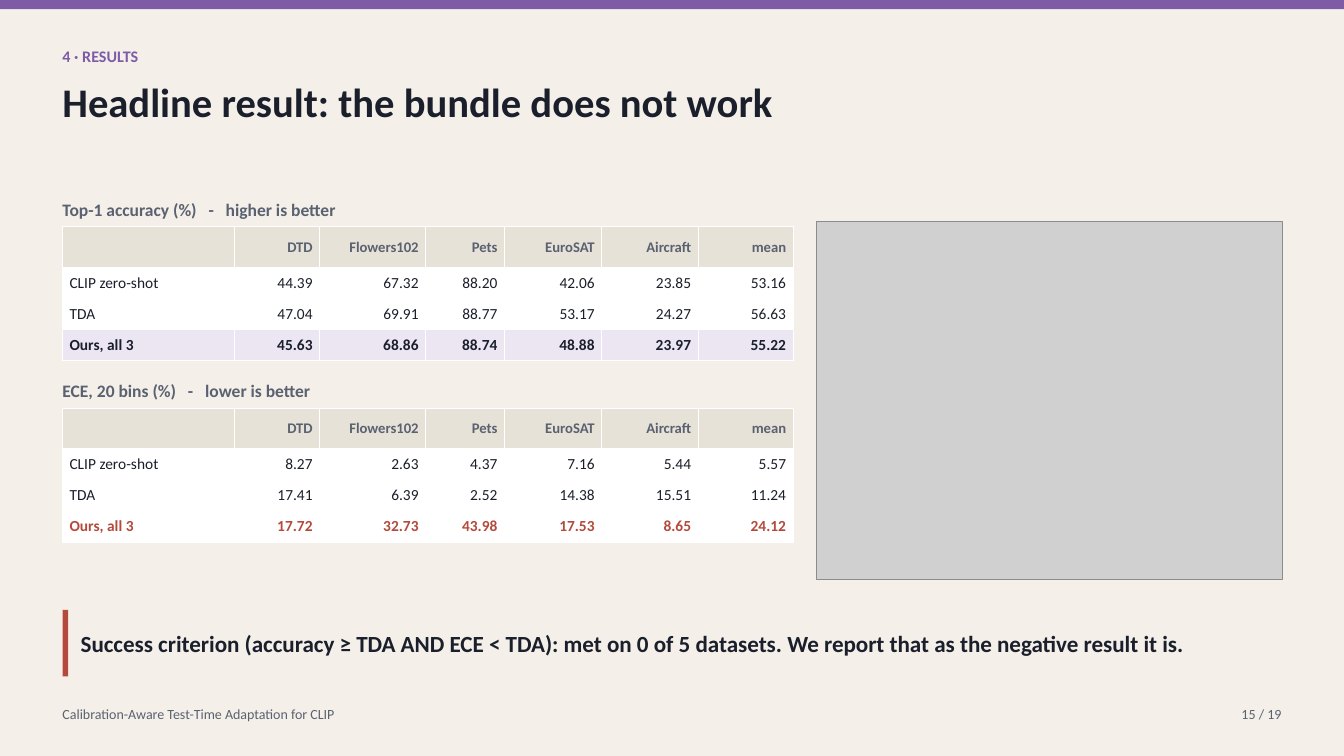
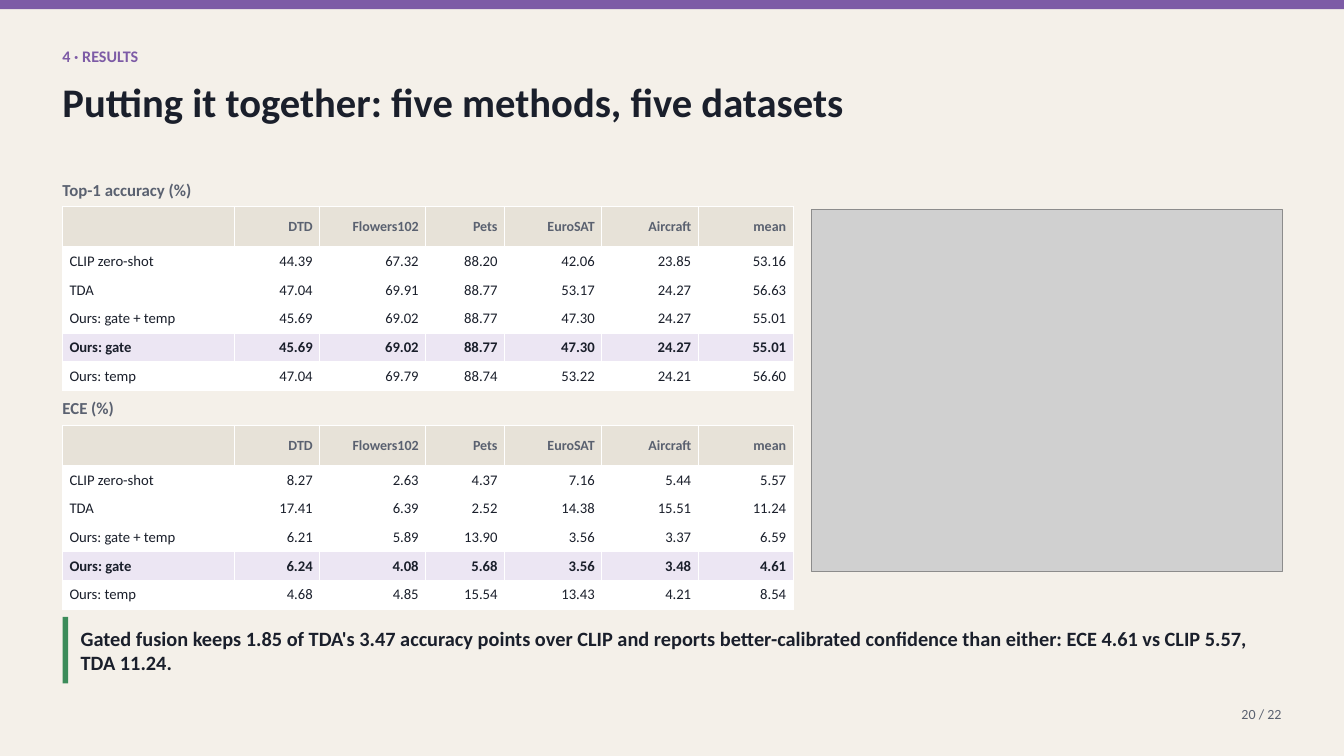
Before and after one commit to macwave12/deep_project_calibration_aware_tta, a slide deck: slide 20 of presentation/calibration_aware_tta.pptx (slide 15 before the commit). Drawn at 1344x756 pixels with LibreOffice and Linux fonts; fonts in the diff are those of the drawing; grey boxes stand for pictures. Boxes give left, top, right and bottom in pixels: in the first picture for what was removed or moved away, otherwise in the second. Text is boxed around its words. In the diff, an @@ line names an element or a change of style, - is before the commit and + after.

```diff
--- a/presentation/calibration_aware_tta.pptx
+++ b/presentation/calibration_aware_tta.pptx
@@ text at <box>62,88,843,124</box>: text changed @@
-Headline result: the bundle does not work
+Putting it together: five methods, five datasets
@@ text at <box>62,185,165,199</box>: text changed; size 12.5 to 12 pt @@
-Top-1 accuracy (%) - higher is better
+Top-1 accuracy (%)
@@ table at <box>63,207,792,390</box> @@
-row 4: Ours, all 3 | 45.63 | 68.86 | 88.74 | 48.88 | 23.97 | 55.22
+row 4: Ours: gate + temp | 45.69 | 69.02 | 88.77 | 47.30 | 24.27 | 55.01
+row 5: Ours: gate | 45.69 | 69.02 | 88.77 | 47.30 | 24.27 | 55.01
+row 6: Ours: temp | 47.04 | 69.79 | 88.74 | 53.22 | 24.21 | 56.60
@@ table: place and size @@
-table at <box>63,227,792,356</box>
+table at <box>63,207,792,390</box>
@@ picture: place and size @@
-picture at <box>817,222,1282,580</box>
+picture at <box>812,210,1282,572</box>
@@ text at <box>62,403,87,414</box>: text changed; size 12.5 to 12 pt @@
-ECE, 20 bins (%) - lower is better
+ECE (%)
@@ table at <box>63,425,792,609</box> @@
-row 4: Ours, all 3 | 17.72 | 32.73 | 43.98 | 17.53 | 8.65 | 24.12
+row 4: Ours: gate + temp | 6.21 | 5.89 | 13.90 | 3.56 | 3.37 | 6.59
+row 5: Ours: gate | 6.24 | 4.08 | 5.68 | 3.56 | 3.48 | 4.61
+row 6: Ours: temp | 4.68 | 4.85 | 15.54 | 13.43 | 4.21 | 8.54
@@ table: place and size @@
-table at <box>63,408,792,537</box>
+table at <box>63,425,792,609</box>
@@ rectangle: place and size @@
-rectangle at <box>63,610,69,677</box>
+rectangle at <box>63,617,69,684</box>
@@ rectangle at <box>63,617,69,684</box>: fill #B34A3C to #3C8C5A @@
@@ text at <box>81,631,1247,670</box>: text changed; size 16.5 to 14.5 pt @@
-Success criterion (accuracy ≥ TDA AND ECE < TDA): met on 0 of 5 datasets. We report that as the negative result it is.
+Gated fusion keeps 1.85 of TDA's 3.47 accuracy points over CLIP and reports better-calibrated confidence than either: ECE 4.61 vs CLIP 5.57, TDA 11.24.
@@ text removed at <box>62,709,334,721</box> @@
-Calibration-Aware Test-Time Adaptation for CLIP
@@ text at <box>1241,710,1281,719</box>: text changed @@
-15 / 19
+20 / 22
```
Also in this commit, not shown: 10 other slides changed, 10 slides added, 7 slides removed.
